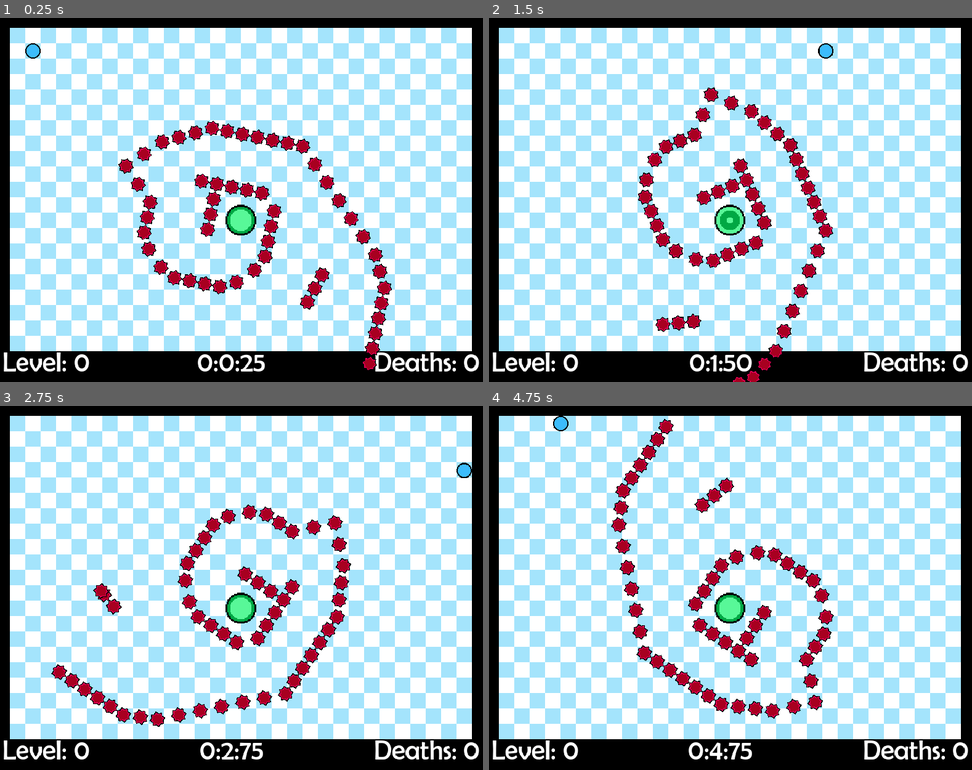
Above: before the commit, frames 1-4 (two rows, left to right).
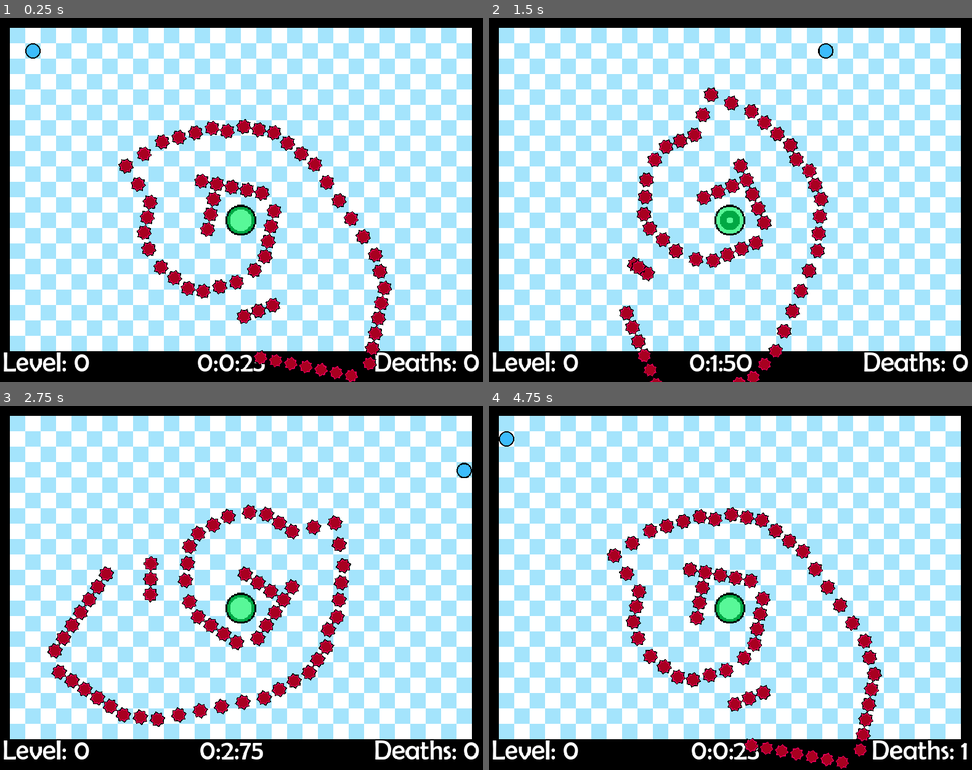
Above: after the commit, the same moments.

Repository: Aelern/godot-ball
Game: Godot game, scene res://stages/level_15.tscn
Same seed, same stepped clock (60 frames per second), same inputs: the game is played once before the commit and once after it. This scene is started directly instead of the project's main scene. Sound files missing from this copy of the repository are replaced by a short silence.
Inputs:
- Up to frame 1 (0.25 s): no input
- Up to frame 2 (1.5 s): hold D (right) 0.53-1.28 s; tap Space (boost) at 0.6, 1.35 s; hold S (down) from 1.28 s (still down)
- Up to frame 3 (2.75 s): release S (down) at 2.03 s; hold D (right) from 2.03 s (still down); tap Space (boost) at 2.1 s
- Up to frame 4 (4.75 s): release D (right) at 2.78 s; hold Up (ui_up) 2.78-3.53 s; tap Space (boost) at 2.85, 3.6, 4.35 s; hold A (left) from 3.53 s (still down)

The runs differ from the first frame. In frame 1, 1.8% of the frame differs, in the area x 37-75%, y 27-100%; in frame 2, 1.6%; in frame 3, 1.8%; in frame 4, 9.3%, in the area x 2-100%, y 2-100%.

Commit message:
Tweaked level 15

Diff:
--- a/stages/level_15.tscn
+++ b/stages/level_15.tscn
@@ -12,7 +12,7 @@
 
 [sub_resource type="Curve2D" id="Curve2D_32if2"]
 _data = {
-"points": PackedVector2Array(0, 0, 0, 0, 192, 64, 0, 0, 0, 0, 128, 272, 0, 0, 0, 0, 192, 64)
+"points": PackedVector2Array(0, 0, 0, 0, 224, 80, 0, 0, 0, 0, 0, 224, 0, 0, 0, 0, 224, 80)
 }
 point_count = 3
 
@@ -71,10 +71,10 @@
 position = Vector2(-16, 144)
 
 [node name="Spike14" parent="Spikes/SpikeSpinner" instance=ExtResource("5_ss3hq")]
-position = Vector2(-48, 144)
+position = Vector2(-48, 160)
 
 [node name="Spike15" parent="Spikes/SpikeSpinner" instance=ExtResource("5_ss3hq")]
-position = Vector2(-80, 144)
+position = Vector2(-80, 160)
 
 [node name="Spike16" parent="Spikes/SpikeSpinner" instance=ExtResource("5_ss3hq")]
 position = Vector2(-112, 144)
@@ -125,19 +125,19 @@
 position = Vector2(-64, -176)
 
 [node name="Spike32" parent="Spikes/SpikeSpinner" instance=ExtResource("5_ss3hq")]
-position = Vector2(-32, -176)
+position = Vector2(-32, -192)
 
 [node name="Spike33" parent="Spikes/SpikeSpinner" instance=ExtResource("5_ss3hq")]
-position = Vector2(0, -176)
+position = Vector2(0, -192)
 
 [node name="Spike34" parent="Spikes/SpikeSpinner" instance=ExtResource("5_ss3hq")]
-position = Vector2(32, -176)
+position = Vector2(32, -192)
 
 [node name="Spike35" parent="Spikes/SpikeSpinner" instance=ExtResource("5_ss3hq")]
 position = Vector2(64, -176)
 
 [node name="Spike36" parent="Spikes/SpikeSpinner" instance=ExtResource("5_ss3hq")]
-position = Vector2(96, -176)
+position = Vector2(96, -160)
 
 [node name="Spike37" parent="Spikes/SpikeSpinner" instance=ExtResource("5_ss3hq")]
 position = Vector2(128, -144)
@@ -178,28 +178,50 @@
 [node name="Spike49" parent="Spikes/SpikeSpinner" instance=ExtResource("5_ss3hq")]
 position = Vector2(320, 240)
 
+[node name="Spike50" parent="Spikes/SpikeSpinner" instance=ExtResource("5_ss3hq")]
+position = Vector2(288, 272)
+
+[node name="Spike51" parent="Spikes/SpikeSpinner" instance=ExtResource("5_ss3hq")]
+position = Vector2(256, 272)
+
+[node name="Spike52" parent="Spikes/SpikeSpinner" instance=ExtResource("5_ss3hq")]
+position = Vector2(224, 272)
+
+[node name="Spike53" parent="Spikes/SpikeSpinner" instance=ExtResource("5_ss3hq")]
+position = Vector2(192, 272)
+
+[node name="Spike54" parent="Spikes/SpikeSpinner" instance=ExtResource("5_ss3hq")]
+position = Vector2(160, 272)
+
+[node name="Spike55" parent="Spikes/SpikeSpinner" instance=ExtResource("5_ss3hq")]
+position = Vector2(128, 272)
+
+[node name="Spike56" parent="Spikes/SpikeSpinner" instance=ExtResource("5_ss3hq")]
+position = Vector2(96, 272)
+
 [node name="Path2D" type="Path2D" parent="Spikes/SpikeSpinner"]
 curve = SubResource("Curve2D_32if2")
 
 [node name="PathFollow2D" type="PathFollow2D" parent="Spikes/SpikeSpinner/Path2D"]
-position = Vector2(192, 64)
-rotation = 1.8693
+position = Vector2(112, 152)
+rotation = 2.57026
+progress = 133.147
 
 [node name="TrackSpike" parent="Spikes/SpikeSpinner/Path2D/PathFollow2D" instance=ExtResource("6_l73ux")]
 speed = 1.0
 
 [node name="PathFollow2D2" type="PathFollow2D" parent="Spikes/SpikeSpinner/Path2D"]
-position = Vector2(182.595, 94.5653)
-rotation = 1.8693
-progress = 32.0
+position = Vector2(85.0737, 169.31)
+rotation = 2.57026
+progress = 165.155
 
 [node name="TrackSpike" parent="Spikes/SpikeSpinner/Path2D/PathFollow2D2" instance=ExtResource("6_l73ux")]
 speed = 1.0
 
 [node name="PathFollow2D3" type="PathFollow2D" parent="Spikes/SpikeSpinner/Path2D"]
-position = Vector2(173.179, 125.169)
-rotation = 1.8693
-progress = 64.0
+position = Vector2(58.1475, 186.619)
+rotation = 2.57026
+progress = 197.163
 
 [node name="TrackSpike" parent="Spikes/SpikeSpinner/Path2D/PathFollow2D3" instance=ExtResource("6_l73ux")]
 speed = 1.0
